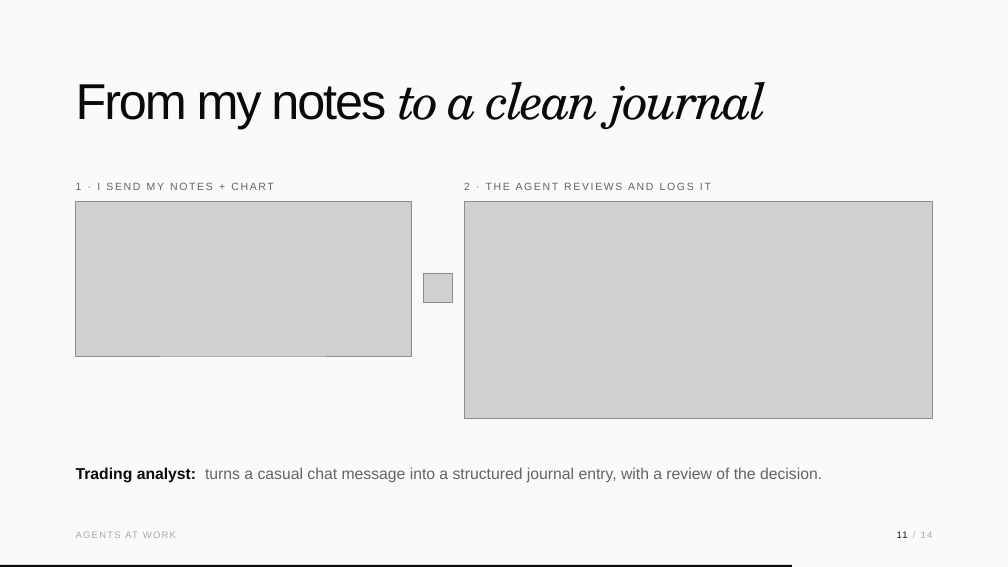
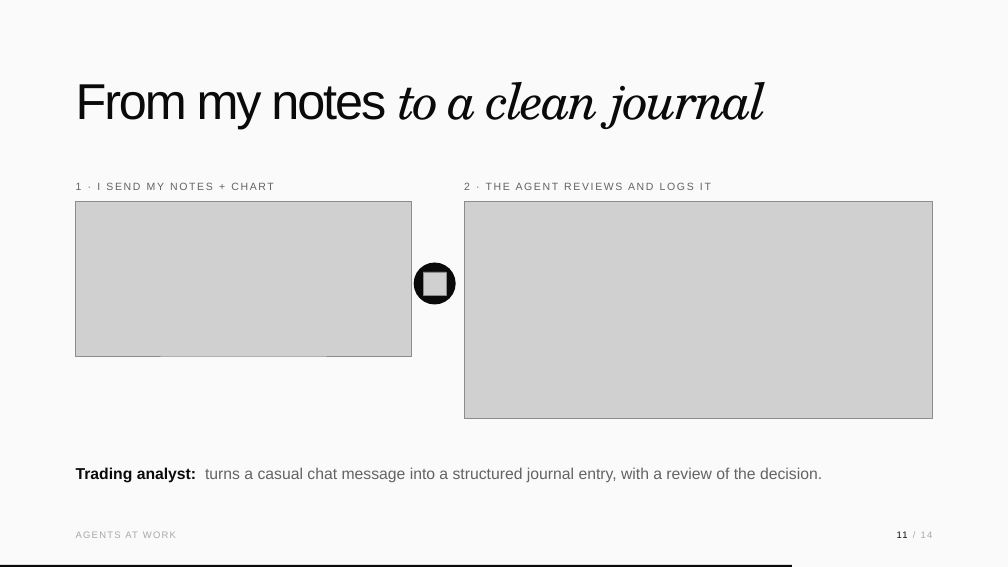
Before and after one commit to christbri/presentation, a slide deck: slide 11 of pptx/AI-Agents.pptx. Drawn at 1008x567 pixels with LibreOffice and Linux fonts; fonts in the diff are those of the drawing; grey boxes stand for pictures. Boxes give left, top, right and bottom in pixels: in the first picture for what was removed or moved away, otherwise in the second. Text is boxed around its words. In the diff, an @@ line names an element or a change of style, - is before the commit and + after.

```diff
--- a/pptx/AI-Agents.pptx
+++ b/pptx/AI-Agents.pptx
@@ rounded rectangle added at [414, 262, 456, 305], fill #0A0A0A @@
@@ picture: place and size @@
-picture at [423, 273, 453, 302]
+picture at [423, 272, 447, 296]
```
Also in this commit, not shown: 10 other slides changed, 8 other files.
